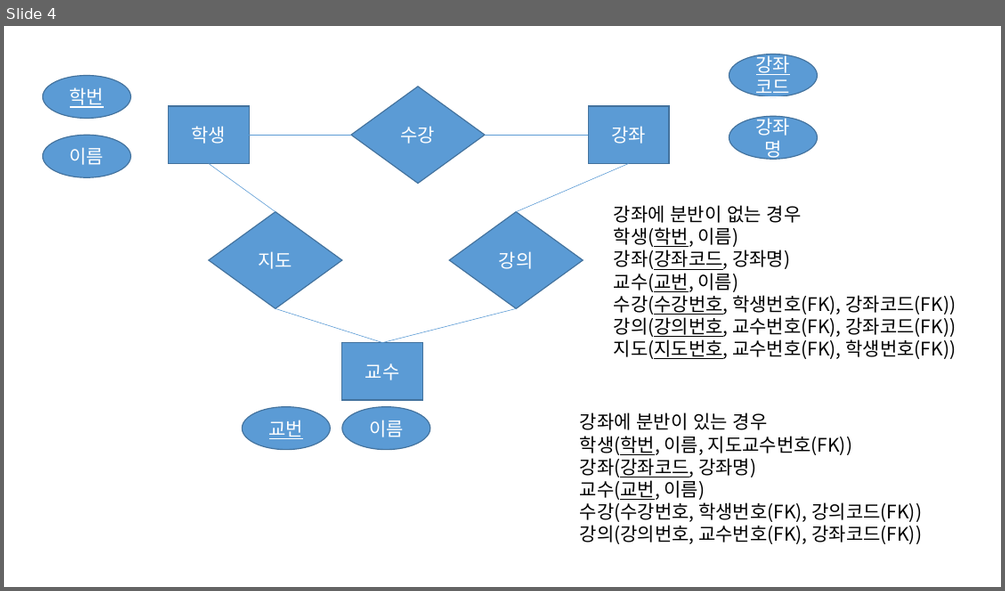
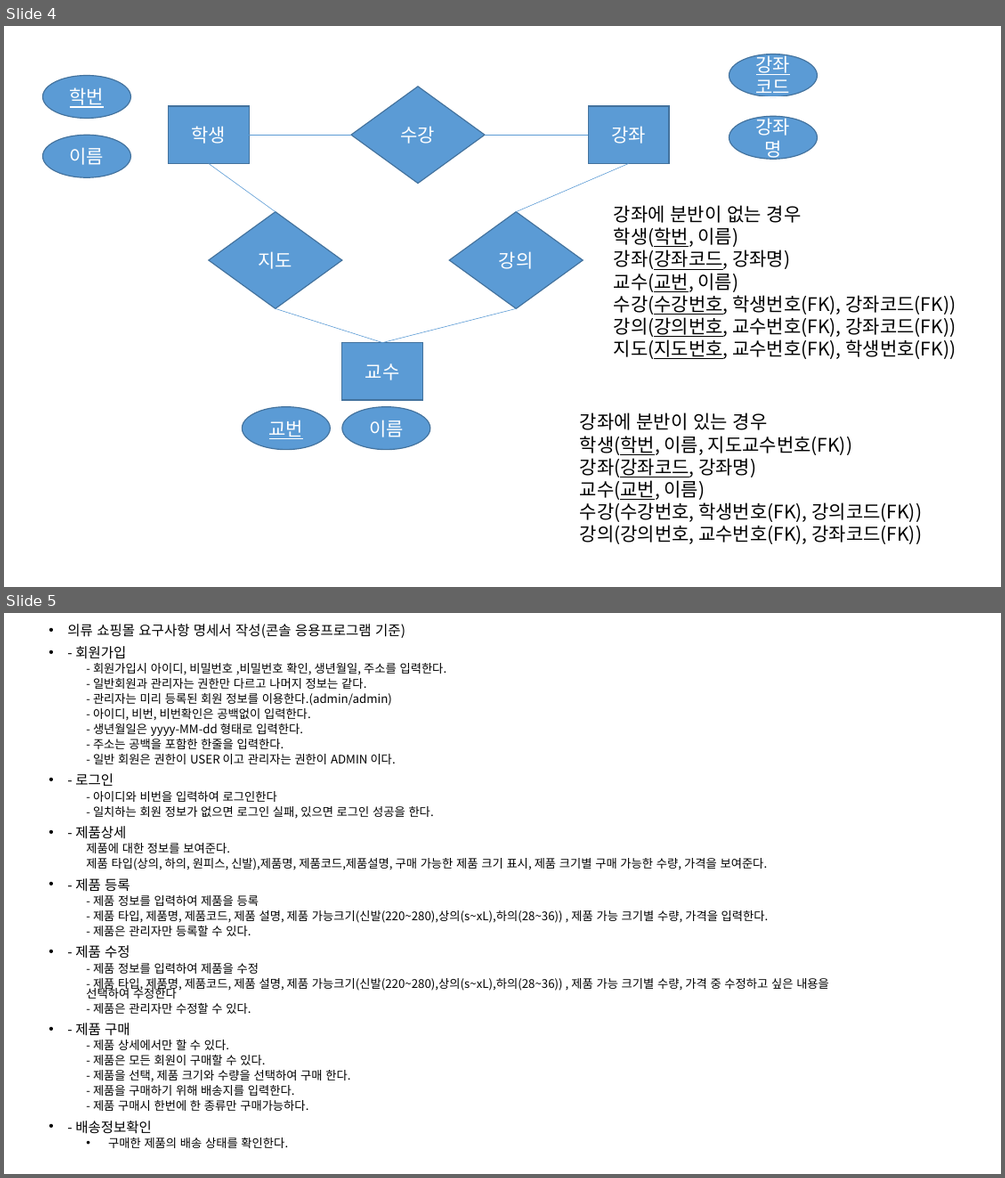
Before and after one commit to shinhyeongchae/java_shc, a slide deck: DB/DB 1일차_ERD 연습문제.pptx. Shown one above the other, each under a label of ours: slide 4 before the commit, slides 4 and 5 after it. The pictures are 1005x591 and 1005x1178 pixels, drawn with LibreOffice and Linux fonts; fonts in the diff are those of the drawing. Boxes give left, top, right and bottom in pixels: in the first picture for what was removed or moved away, otherwise in the second. Text is boxed around its words. In the diff, an @@ line names an element or a change of style, - is before the commit and + after.

```diff
--- a/DB/DB 1일차_ERD 연습문제.pptx
+++ b/DB/DB 1일차_ERD 연습문제.pptx
@@ slide 5 added at (4,613,1001,1174), background #FFFFFF @@
@@ text added at (67,624,829,1148), 11.4 pt, text #000000 @@
+• 의류 쇼핑몰 요구사항 명세서 작성(콘솔 응용프로그램 기준)
+• - 회원가입
+  - 회원가입시 아이디, 비밀번호 ,비밀번호 확인, 생년월일, 주소를 입력한다.
+  - 일반회원과 관리자는 권한만 다르고 나머지 정보는 같다.
+  - 관리자는 미리 등록된 회원 정보를 이용한다.(admin/admin)
+  - 아이디, 비번, 비번확인은 공백없이 입력한다.
+  - 생년월일은 yyyy-MM-dd 형태로 입력한다.
+  - 주소는 공백을 포함한 한줄을 입력한다.
+  - 일반 회원은 권한이 USER 이고 관리자는 권한이 ADMIN 이다.
+• - 로그인
+  - 아이디와 비번을 입력하여 로그인한다
+  - 일치하는 회원 정보가 없으면 로그인 실패, 있으면 로그인 성공을 한다.
+• - 제품상세
+  제품에 대한 정보를 보여준다.
+  제품 타입(상의, 하의, 원피스, 신발),제품명, 제품코드,제품설명, 구매 가능한 제품 크기 표시, 제품 크기별 구매 가능한 수량, 가격을 보여준다.
+• - 제품 등록
+  - 제품 정보를 입력하여 제품을 등록
+  - 제품 타입, 제품명, 제품코드, 제품 설명, 제품 가능크기(신발(220~280),상의(s~xL),하의(28~36)) , 제품 가능 크기별 수량, 가격을 입력한다.
+  - 제품은 관리자만 등록할 수 있다.
+• - 제품 수정
+  - 제품 정보를 입력하여 제품을 수정
+  - 제품 타입, 제품명, 제품코드, 제품 설명, 제품 가능크기(신발(220~280),상의(s~xL),하의(28~36)) , 제품 가능 크기별 수량, 가격 중 수정하고 싶은 내용을 선택하여 수정한다
+  - 제품은 관리자만 수정할 수 있다.
+• - 제품 구매
+  - 제품 상세에서만 할 수 있다.
+  - 제품은 모든 회원이 구매할 수 있다.
+  - 제품을 선택, 제품 크기와 수량을 선택하여 구매 한다.
+  - 제품을 구매하기 위해 배송지를 입력한다.
+  - 제품 구매시 한번에 한 종류만 구매가능하다.
+• - 배송정보확인
+  • 구매한 제품의 배송 상태를 확인한다.
```
Also in this commit, not shown: 1 other slide added.
